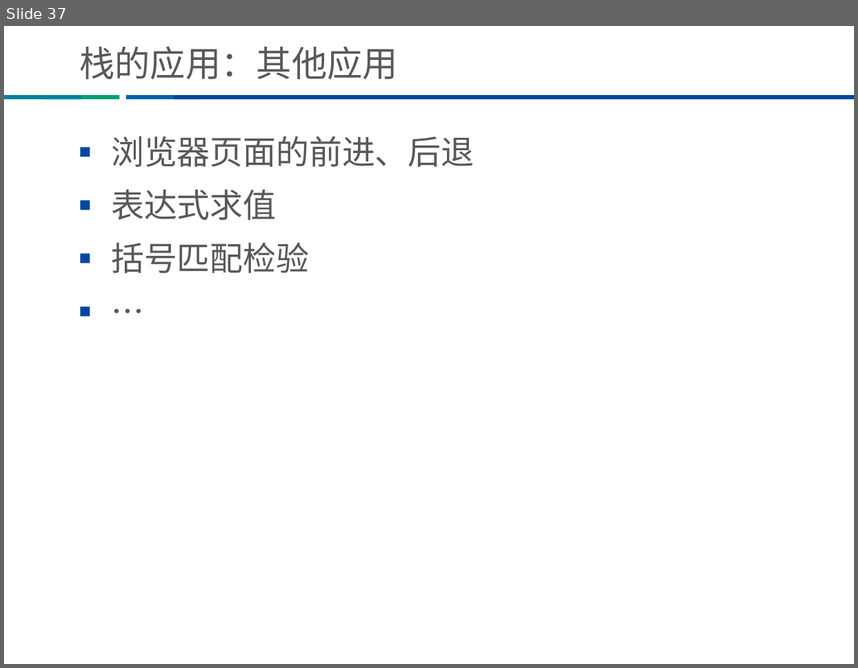
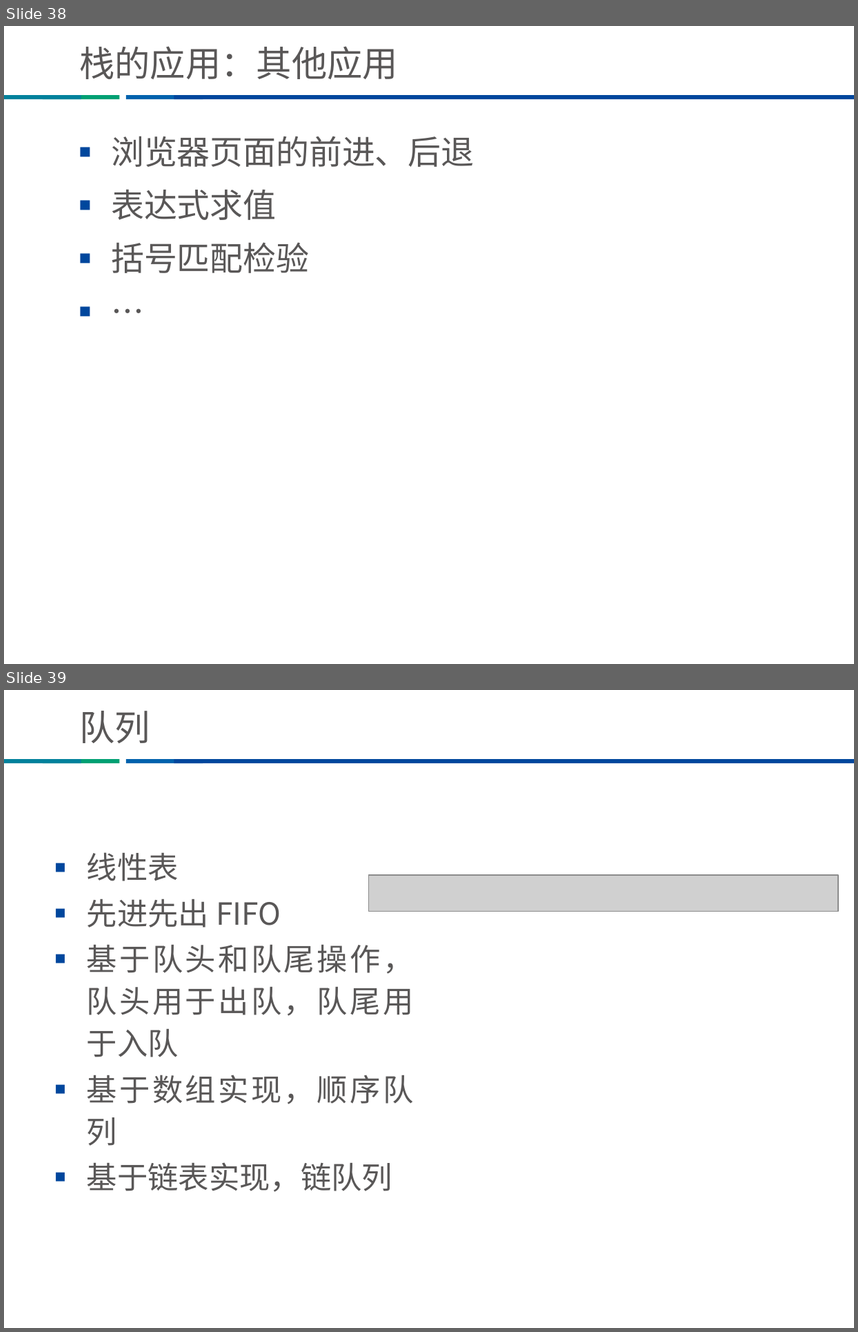
Before and after one commit to Tsaishichung/-, a slide deck: ppt/数据结构与算法分享/数据结构与算法（上）.ppt. Shown one above the other, each under a label of ours: slide 37 before the commit, slides 38 and 39 after it. The pictures are 858x668 and 858x1332 pixels, drawn with LibreOffice and Linux fonts; fonts in the diff are those of the drawing; grey boxes stand for pictures; background and template pictures are left out. Boxes give left, top, right and bottom in pixels: in the first picture for what was removed or moved away, otherwise in the second. Text is boxed around its words. In the diff, an @@ line names an element or a change of style, - is before the commit and + after.

```diff
--- a/ppt/数据结构与算法分享/数据结构与算法（上）.ppt
+++ b/ppt/数据结构与算法分享/数据结构与算法（上）.ppt
@@ slide 39 added at bbox=[4, 690, 854, 1328], background #FFFFFF; not listed: 4 template elements that a slide beside it also shows @@
@@ title added at bbox=[79, 711, 150, 743], 30 pt, text #595757 @@
+队列
@@ text added at bbox=[87, 852, 413, 1192], 25.9 pt, text #595757 @@
+■ 线性表
+■ 先进先出 FIFO
+■ 基于队头和队尾操作，队头用于出队，队尾用于入队
+■ 基于数组实现，顺序队列
+■ 基于链表实现，链队列
@@ picture added at bbox=[369, 876, 838, 912] @@
@@ what was slide 37 is now slide 38 @@
```
Also in this commit, not shown: 3 slides changed, 4 other slides added, 2 other files.
